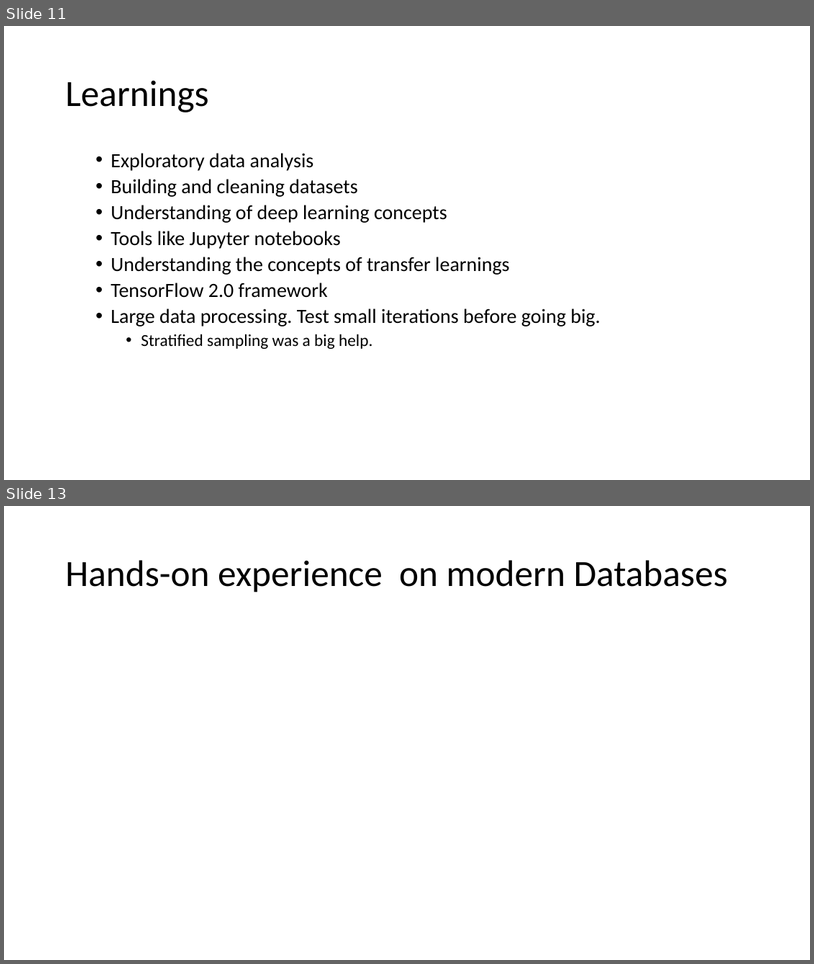
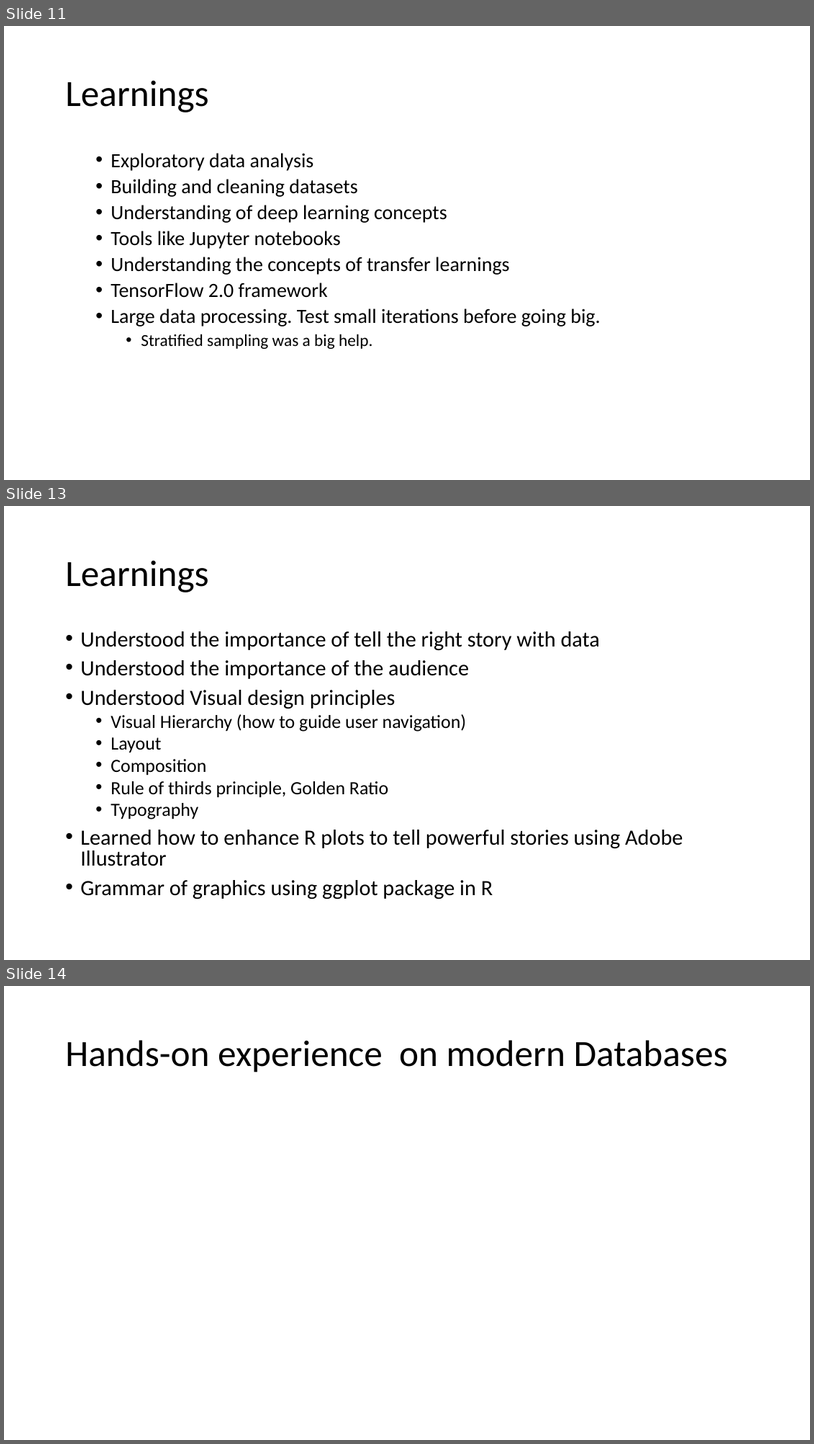
Before and after one commit to srihari-busam/MS-ADS-Portfolio, a slide deck: MS ADS.pptx. Shown one above the other, each under a label of ours: slides 11 and 13 before the commit, slides 11, 13 and 14 after it; the slides between them are not shown. The pictures are 814x964 and 814x1444 pixels, drawn with LibreOffice and Linux fonts; fonts in the diff are those of the drawing. Boxes give left, top, right and bottom in pixels: in the first picture for what was removed or moved away, otherwise in the second. Text is boxed around its words. In the diff, an @@ line names an element or a change of style, - is before the commit and + after.

Commit message:
updated the presentation with visualization project

```diff
--- a/MS ADS.pptx
+++ b/MS ADS.pptx
@@ slide 13 added at bbox=[4, 506, 810, 960], background #FFFFFF @@
@@ title added at bbox=[65, 560, 208, 592], 44 pt, text #000000 @@
+Learnings
@@ text added at bbox=[80, 631, 683, 899], 25.9 pt, text #000000 @@
+• Understood the importance of tell the right story with data
+• Understood the importance of the audience
+• Understood Visual design principles
+  • Visual Hierarchy (how to guide user navigation)
+  • Layout
+  • Composition
+  • Rule of thirds principle, Golden Ratio
+  • Typography
+• Learned how to enhance R plots to tell powerful stories using Adobe Illustrator
+• Grammar of graphics using ggplot package in R
@@ what was slide 13 is now slide 14 @@
```
Also in this commit, not shown: 2 slides changed.
